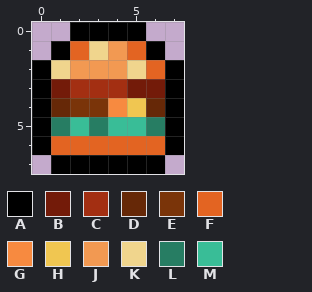
Edited in one commit: pixel-art sprite (assets/battle/ui/chimken_items_phoenix_burger_8x8.png). Above, as it was before the edit.
The file is 8x8 pixels.
Palette (. is transparent): A #000000  B #731b09  C #a32f12  D #662807  E #7a3409  F #e36422  G #f78a40  H #f0c651  J #f29952  K #f0d58d  L #277d63  M #39bd97
New version:
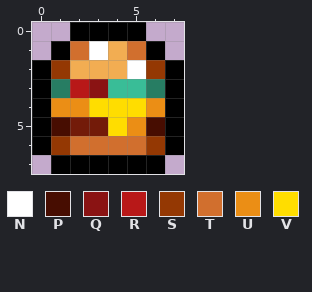
Colours new in this view: N #ffffff  P #470d01  Q #8a1313  R #b81818  S #943803  T #d16f2e  U #eb8e15  V #ffdd00
Difference:
colour J: #f29952 -> #f2ad52
y 1: x 2..3 FK -> TN; x 5 F -> T
y 2: x 1 K -> S; x 5..6 KF -> NS
y 3: x 1..6 BCCCBB -> LRQMML
y 4: x 1..6 DEEGHD -> UUVVVU
y 5: x 1..6 LMLMML -> PBBVUP
y 6: x 1..6 FFFFFF -> STTTTS
Where, in picture pixels (left, top, right, bottom), the same in both pictures:
changed: (51, 41, 165, 155)
